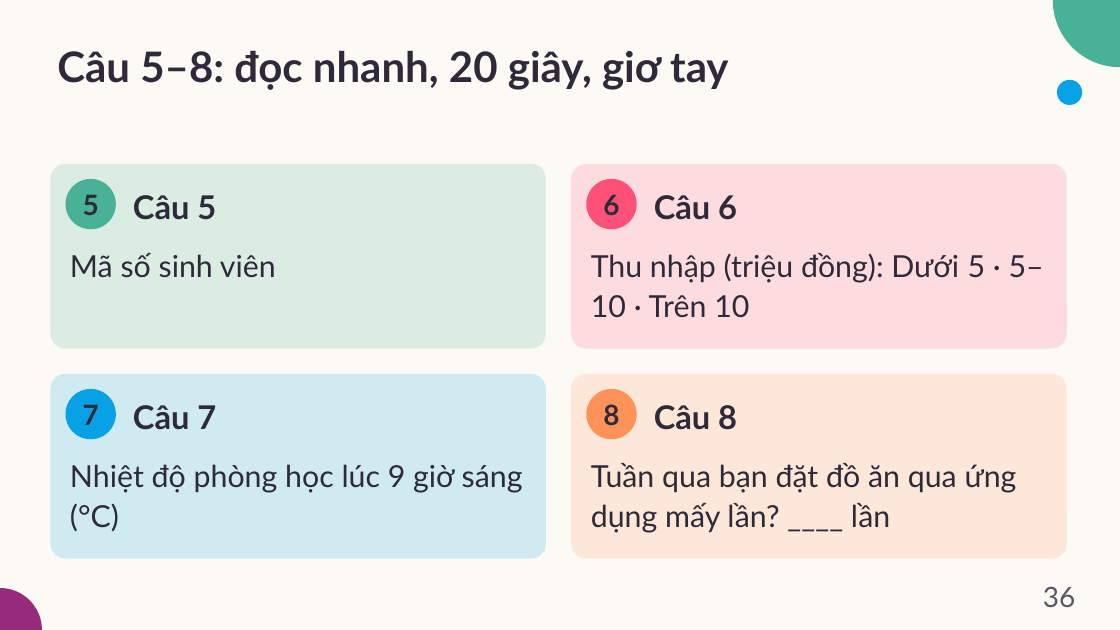
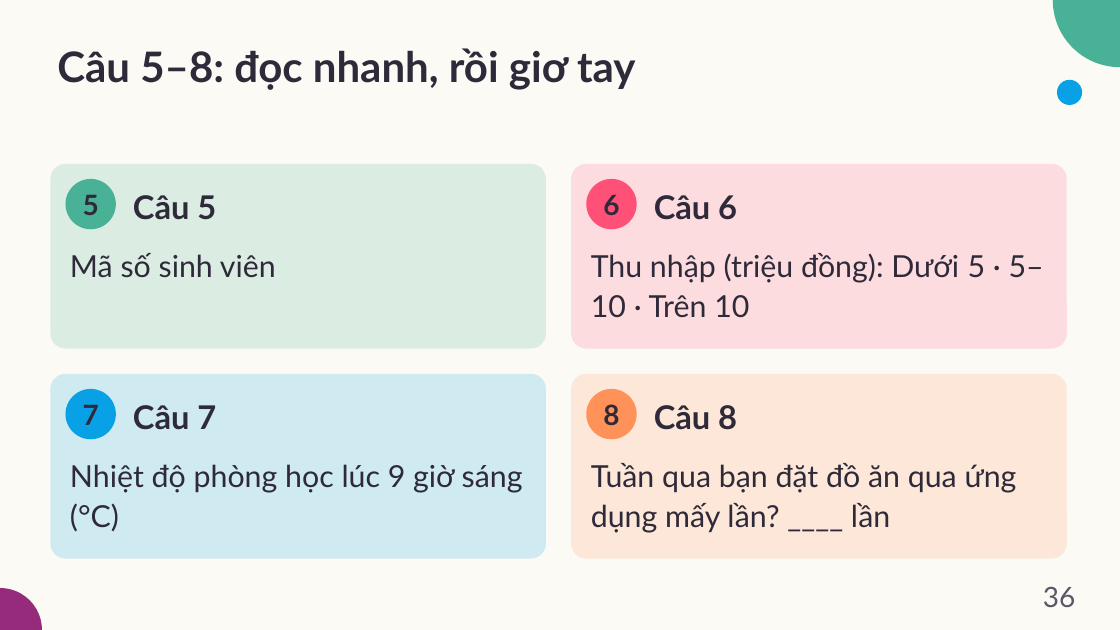
Before and after one commit to dnbaoquyen/academic-pptx-skill, a slide deck: slide 36 of mkt1107/output/MKT1107_W09_slides.pptx. Drawn at 1120x630 pixels with LibreOffice and Linux fonts; fonts in the diff are those of the drawing. Boxes give left, top, right and bottom in pixels: in the first picture for what was removed or moved away, otherwise in the second. Text is boxed around its words. In the diff, an @@ line names an element or a change of style, - is before the commit and + after.

```diff
--- a/mkt1107/output/MKT1107_W09_slides.pptx
+++ b/mkt1107/output/MKT1107_W09_slides.pptx
@@ title at <box>57,48,636,90</box>: text changed @@
-Câu 5–8: đọc nhanh, 20 giây, giơ tay
+Câu 5–8: đọc nhanh, rồi giơ tay
```
Also in this commit, not shown: 13 other slides changed, 21 other files.
